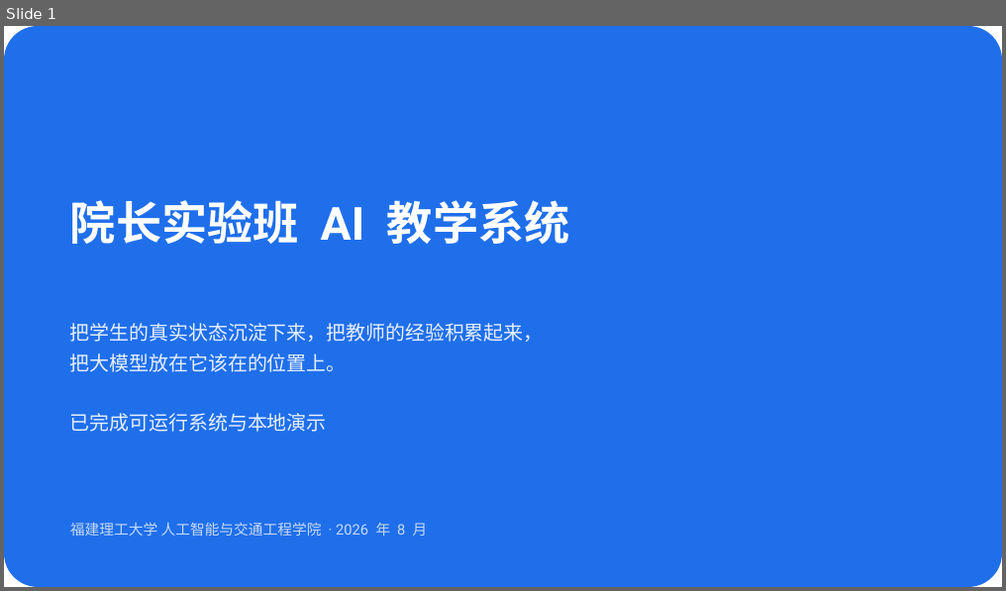
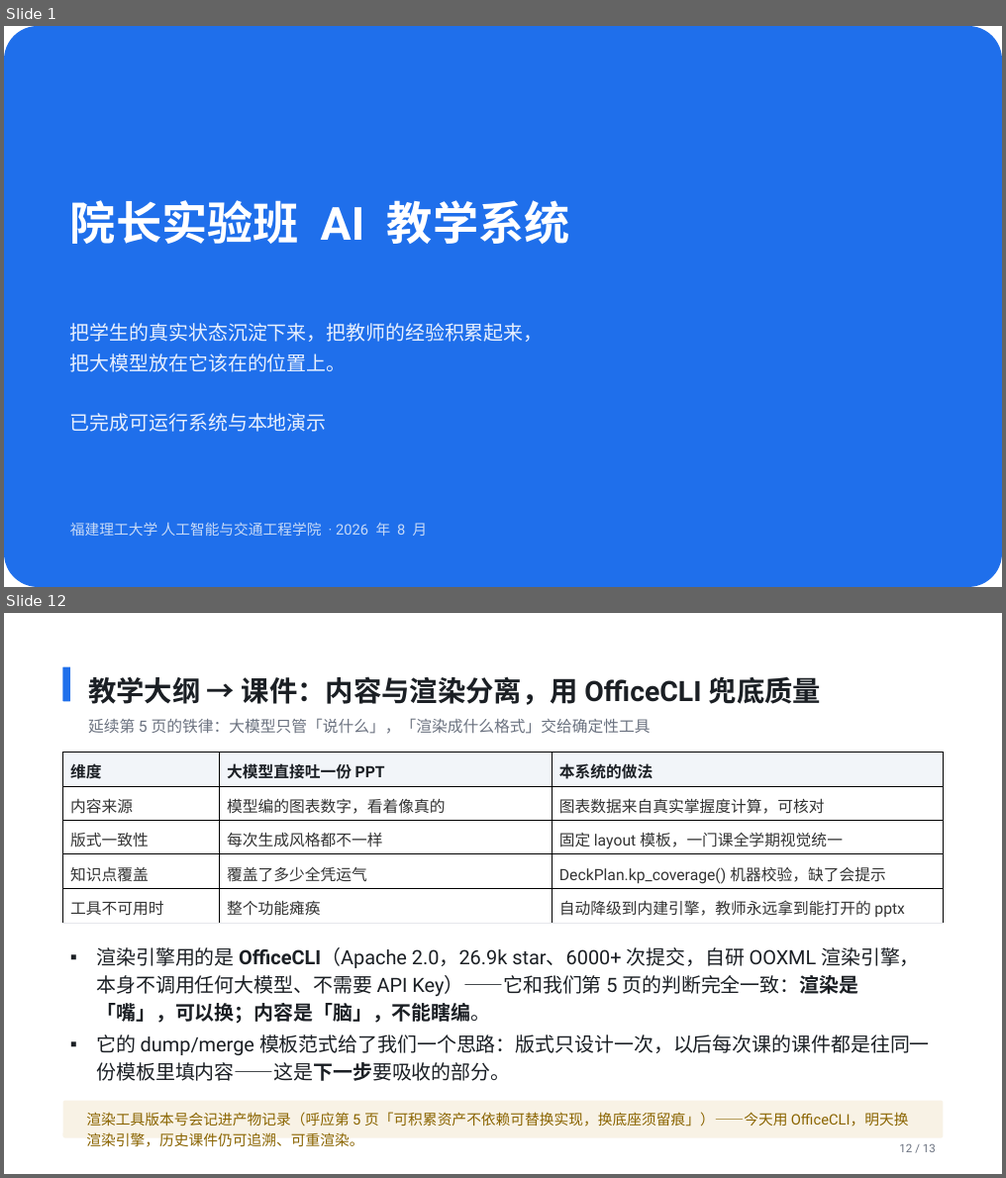
Before and after one commit to codesoldier99/AI_EDU, a slide deck: docs/slides/院长实验班AI教学系统_汇报.pptx. Shown one above the other, each under a label of ours: slide 1 before the commit, slides 1 and 12 after it; the slides between them are not shown. The pictures are 1006x591 and 1006x1178 pixels, drawn with LibreOffice and Linux fonts; fonts in the diff are those of the drawing. Boxes give left, top, right and bottom in pixels: in the first picture for what was removed or moved away, otherwise in the second. Text is boxed around its words. In the diff, an @@ line names an element or a change of style, - is before the commit and + after.

```diff
--- a/docs/slides/院长实验班AI教学系统_汇报.pptx
+++ b/docs/slides/院长实验班AI教学系统_汇报.pptx
@@ slide 12 added at [4, 613, 1002, 1174], background #FFFFFF @@
@@ rounded rectangle added at [63, 666, 70, 701], fill #1F6FEB @@
@@ text added at [88, 676, 821, 705], 27 pt, text #1B1F24, bold @@
+教学大纲 → 课件：内容与渲染分离，用 OfficeCLI 兜底质量
@@ text added at [88, 718, 650, 734], 15 pt, text #6B7280 @@
+延续第 5 页的铁律：大模型只管「说什么」，「渲染成什么格式」交给确定性工具
@@ table added at [63, 753, 944, 921], 5 rows, 3 columns @@
+维度 | 大模型直接吐一份 PPT | 本系统的做法
+内容来源 | 模型编的图表数字，看着像真的 | 图表数据来自真实掌握度计算，可核对
+版式一致性 | 每次生成风格都不一样 | 固定 layout 模板，一门课全学期视觉统一
+知识点覆盖 | 覆盖了多少全凭运气 | DeckPlan.kp_coverage() 机器校验，缺了会提示
+工具不可用时 | 整个功能瘫痪 | 自动降级到内建引擎，教师永远拿到能打开的 pptx
@@ text added at [96, 948, 930, 1081], 19 pt, text #1B1F24 @@
+▪ 渲染引擎用的是 OfficeCLI（Apache 2.0，26.9k star、6000+ 次提交，自研 OOXML 渲染引擎，本身不调用任何大模型、不需要 API Key）——它和我们第 5 页的判断完全一致：渲染是「嘴」，可以换；内容是「脑」，不能瞎编。
+▪ 它的 dump/merge 模板范式给了我们一个思路：版式只设计一次，以后每次课的课件都是往同一份模板里填内容——这是下一步要吸收的部分。
@@ rounded rectangle added at [63, 1101, 944, 1139], fill #BF8700 at 10% opacity @@
@@ text added at [86, 1112, 909, 1148], 14 pt, text #8A6400 @@
+渲染工具版本号会记进产物记录（呼应第 5 页「可积累资产不依赖可替换实现，换底座须留痕」）——今天用 OfficeCLI，明天换渲染引擎，历史课件仍可追溯、可重渲染。
@@ text added at [899, 1144, 936, 1153], 11 pt, text #6B7280 @@
+12 / 13
```
Also in this commit, not shown: 11 slides changed, 1 other file.
